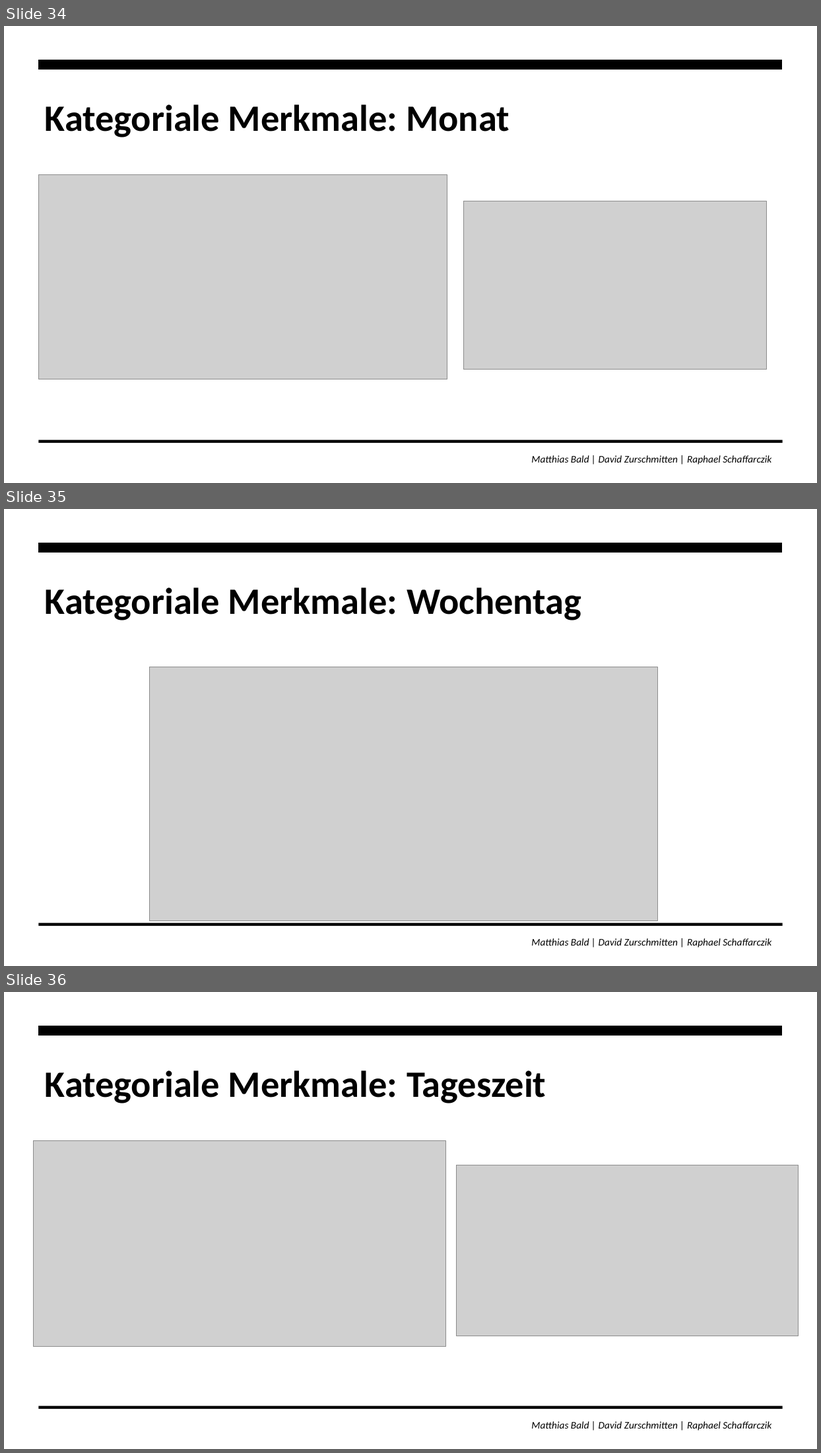
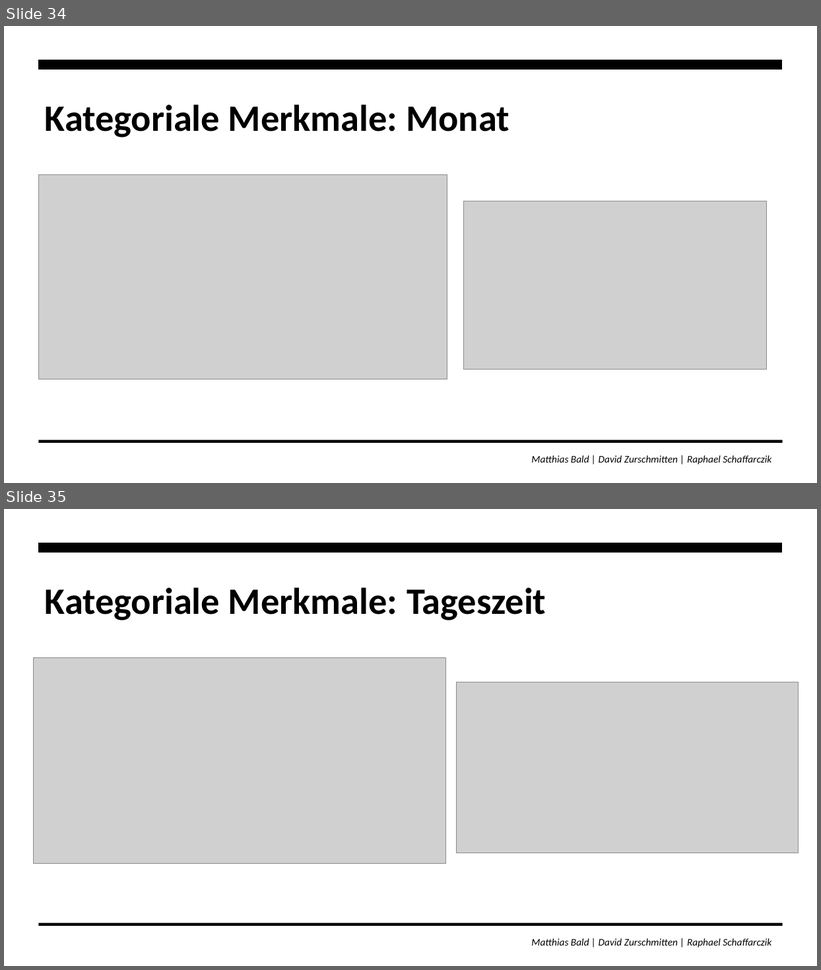
Before and after one commit to zurdavid/projektpraktikum-datascience, a slide deck: präsentationen/Abschlusspräsentation_Entwurf.pptx. Shown one above the other, each under a label of ours: slides 34, 35 and 36 before the commit, slides 34 and 35 after it. The pictures are 821x1453 and 821x970 pixels, drawn with LibreOffice and Linux fonts; fonts in the diff are those of the drawing; grey boxes stand for pictures. Boxes give left, top, right and bottom in pixels: in the first picture for what was removed or moved away, otherwise in the second. Text is boxed around its words. In the diff, an @@ line names an element or a change of style, - is before the commit and + after.

```diff
--- a/präsentationen/Abschlusspräsentation_Entwurf.pptx
+++ b/präsentationen/Abschlusspräsentation_Entwurf.pptx
@@ slide 35 removed at (x1=4, y1=509, x2=817, y2=966), background #FFFFFF; not listed: 3 template elements that a slide beside it also shows @@
@@ title removed at (x1=45, y1=588, x2=582, y2=621) @@
-Kategoriale Merkmale: Wochentag
@@ picture removed at (x1=150, y1=667, x2=658, y2=921) @@
@@ what was slide 36 is now slide 35 @@
```
Also in this commit, not shown: 4 slides changed, 2 other files.
